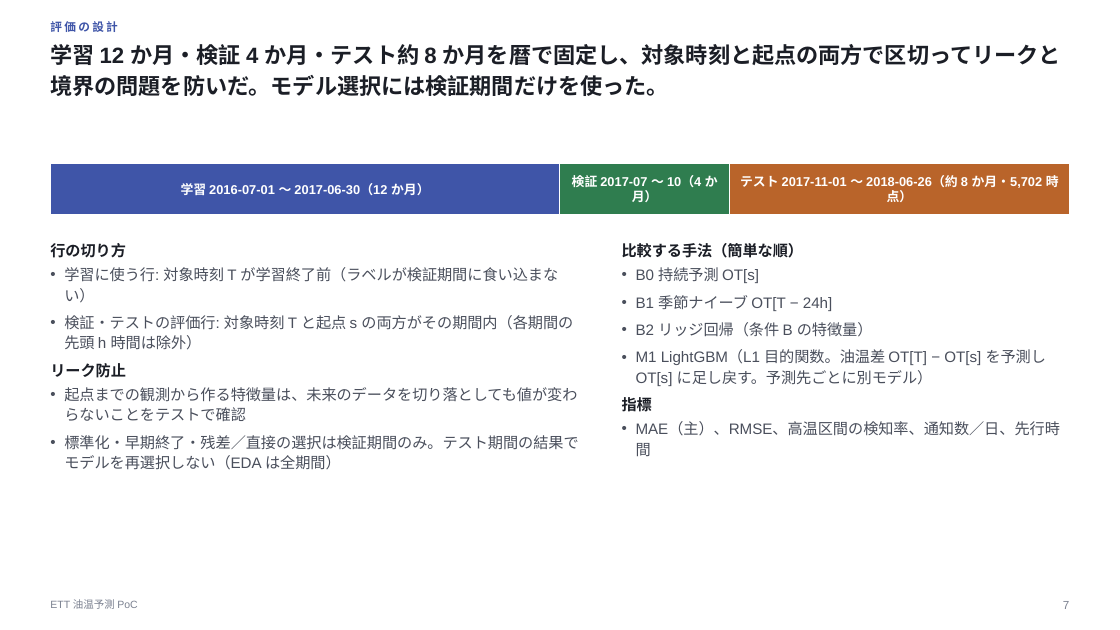
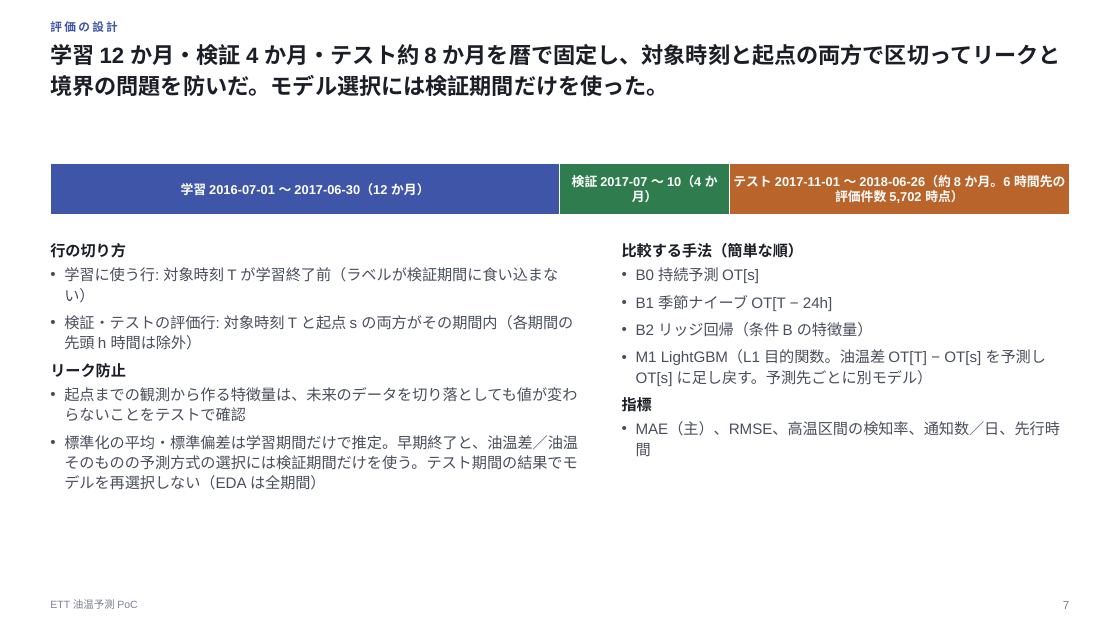
Before and after one commit to HJRKTNG/ett-oil-temperature-poc, a slide deck: slide 7 of reports/slides/ett_oil_temperature_poc.pptx. Drawn at 1120x630 pixels with LibreOffice and Linux fonts; fonts in the diff are those of the drawing. Boxes give left, top, right and bottom in pixels: in the first picture for what was removed or moved away, otherwise in the second. Text is boxed around its words. In the diff, an @@ line names an element or a change of style, - is before the commit and + after.

```diff
--- a/reports/slides/ett_oil_temperature_poc.pptx
+++ b/reports/slides/ett_oil_temperature_poc.pptx
@@ text at (733, 175, 1065, 203): text changed @@
-テスト 2017-11-01 〜 2018-06-26（約 8 か月・5,702 時点）
+テスト 2017-11-01 〜 2018-06-26（約 8 か月。6 時間先の評価件数 5,702 時点）
@@ text at (64, 435, 578, 490): text changed @@
-• 標準化・早期終了・残差／直接の選択は検証期間のみ。テスト期間の結果でモデルを再選択しない（EDA は全期間）
+• 標準化の平均・標準偏差は学習期間だけで推定。早期終了と、油温差／油温そのものの予測方式の選択には検証期間だけを使う。テスト期間の結果でモデルを再選択しない（EDA は全期間）
```
Also in this commit, not shown: 9 other slides changed, 7 other files.
